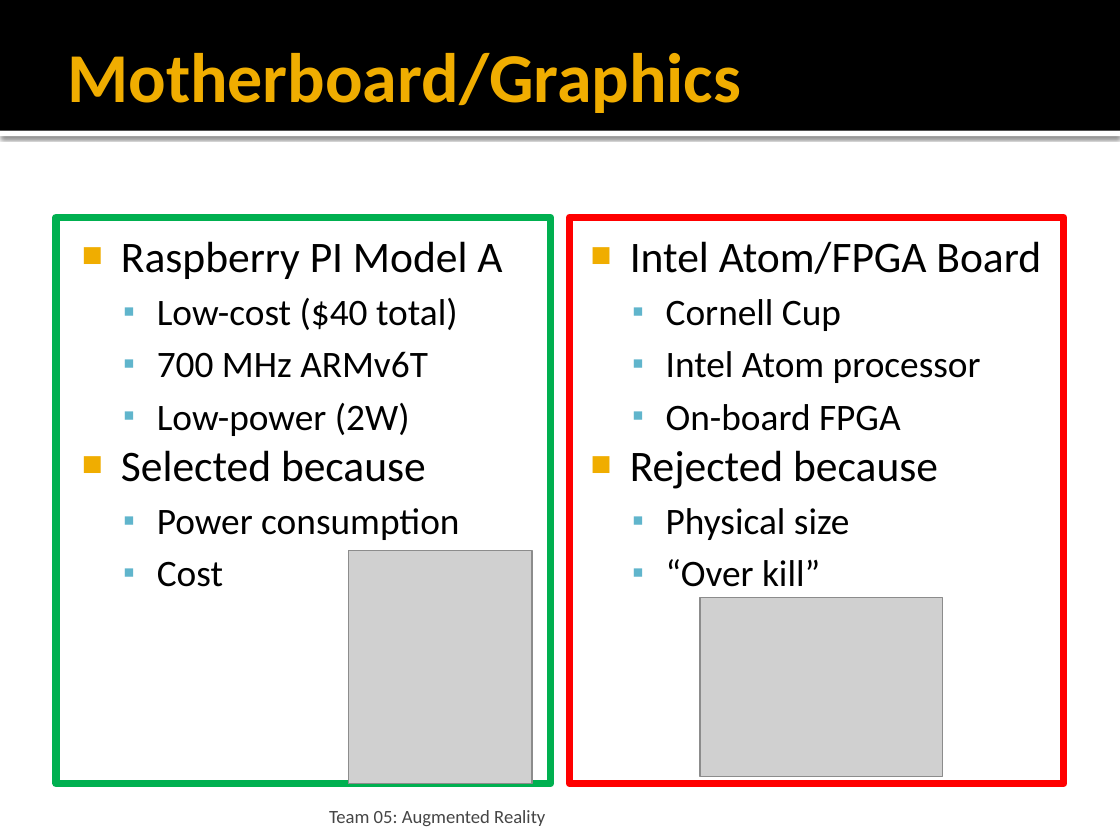
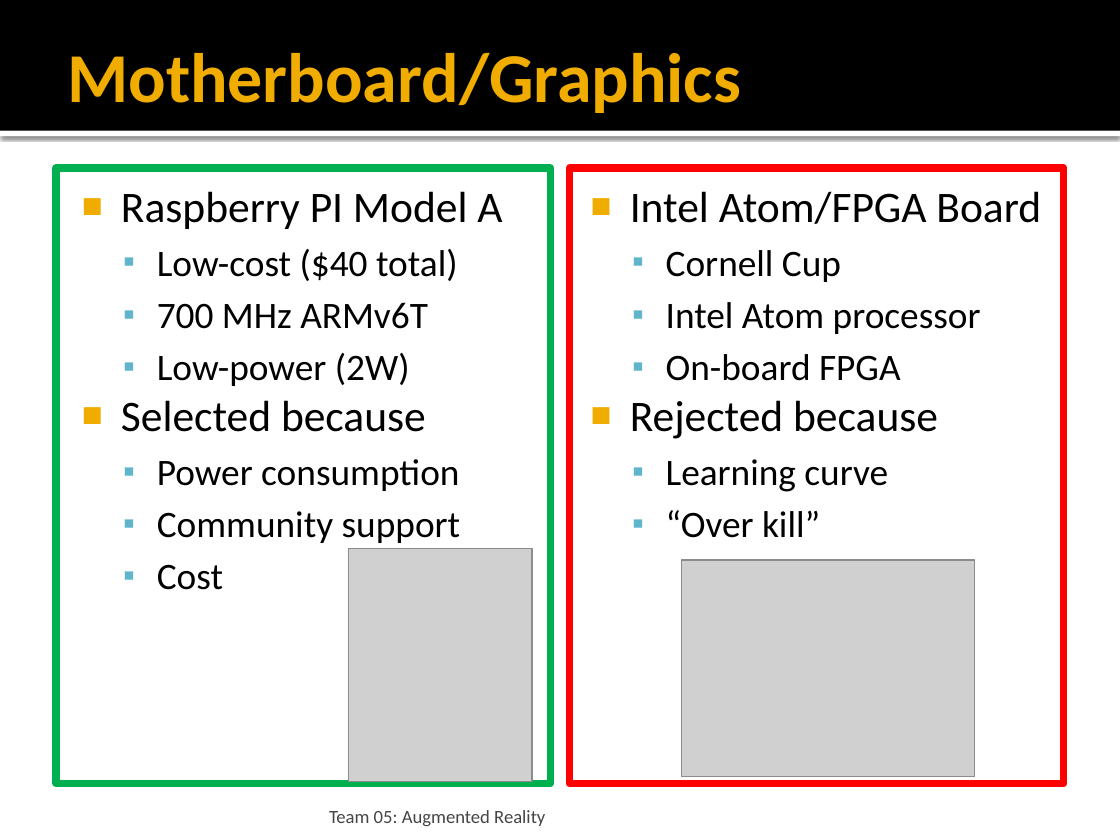
Before and after one commit to snowpuppy/augreality, a slide deck: slide 9 of doc/Team5DesignConstraints.pptx. Drawn at 1120x840 pixels with LibreOffice and Linux fonts; fonts in the diff are those of the drawing; grey boxes stand for pictures. Boxes give left, top, right and bottom in pixels: in the first picture for what was removed or moved away, otherwise in the second. Text is boxed around its words. In the diff, an @@ line names an element or a change of style, - is before the commit and + after.

```diff
--- a/doc/Team5DesignConstraints.pptx
+++ b/doc/Team5DesignConstraints.pptx
@@ text "Raspberry PI Model A": place and size @@
-text "Raspberry PI Model A" at (56,217,551,784)
+text "Raspberry PI Model A" at (56,168,551,784)
@@ text "Intel Atom/FPGA Board": place and size @@
-text "Intel Atom/FPGA Board" at (569,217,1064,784)
+text "Intel Atom/FPGA Board" at (569,168,1064,784)
@@ text at (666,459,888,492): text changed @@
-  ▪ Physical size
+  ▪ Learning curve
@@ text at (157,511,461,543): paragraph added @@
+  ▪ Community support
@@ picture: place and size @@
-picture at (700,597,943,776)
+picture at (681,560,974,777)
```
Also in this commit, not shown: 3 other slides changed.
